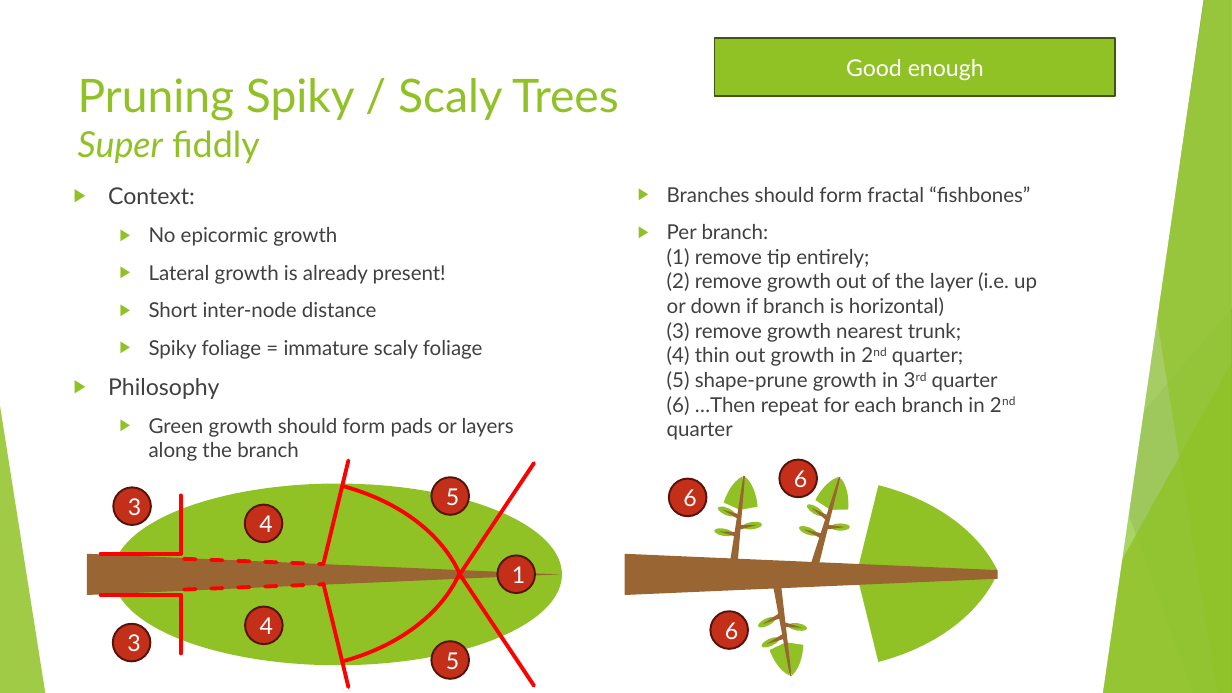
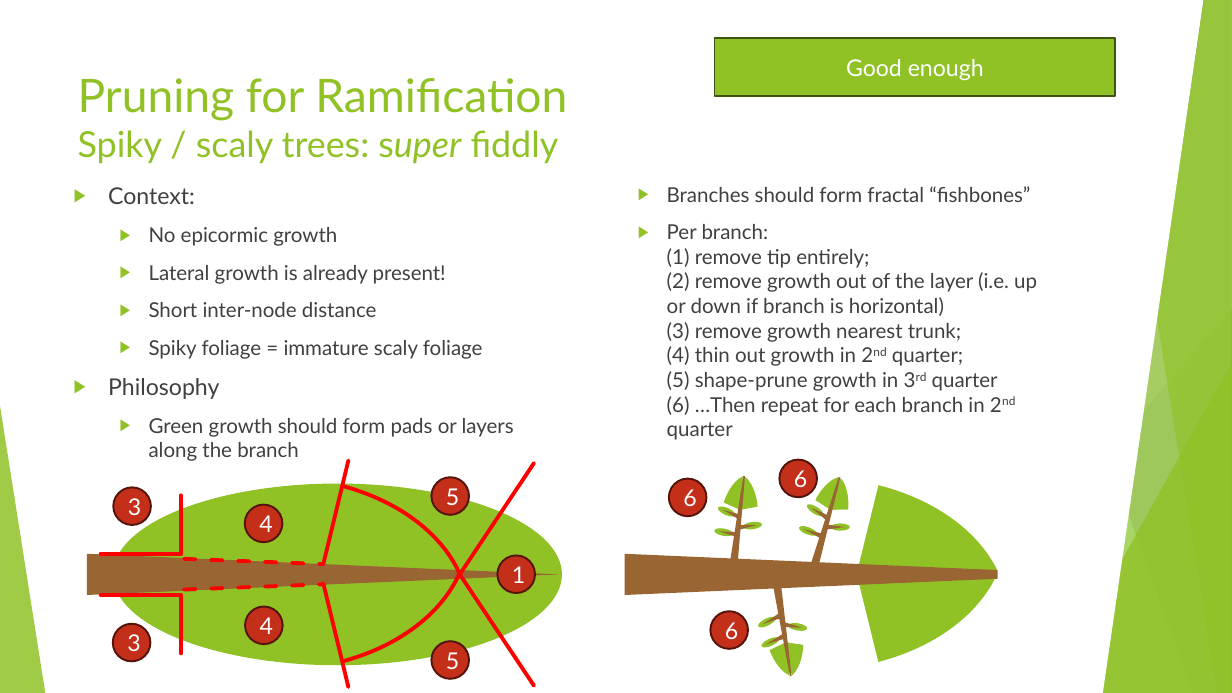
Before and after one commit to AlexLabram/Bonsai, a slide deck: slide 25 of Courseware/Bonsai On A Budget (running).pptx. Drawn at 1232x693 pixels with LibreOffice and Linux fonts; fonts in the diff are those of the drawing. Boxes give left, top, right and bottom in pixels: in the first picture for what was removed or moved away, otherwise in the second. Text is boxed around its words. In the diff, an @@ line names an element or a change of style, - is before the commit and + after.

```diff
--- a/Courseware/Bonsai On A Budget (running).pptx
+++ b/Courseware/Bonsai On A Budget (running).pptx
@@ title at [78, 78, 567, 163]: text changed; size 36 to 28 pt @@
-Pruning Spiky / Scaly Trees
-Super fiddly
+Pruning for Ramification
+Spiky / scaly trees: super fiddly
```
Also in this commit, not shown: 5 other slides changed, 1 slide added.
